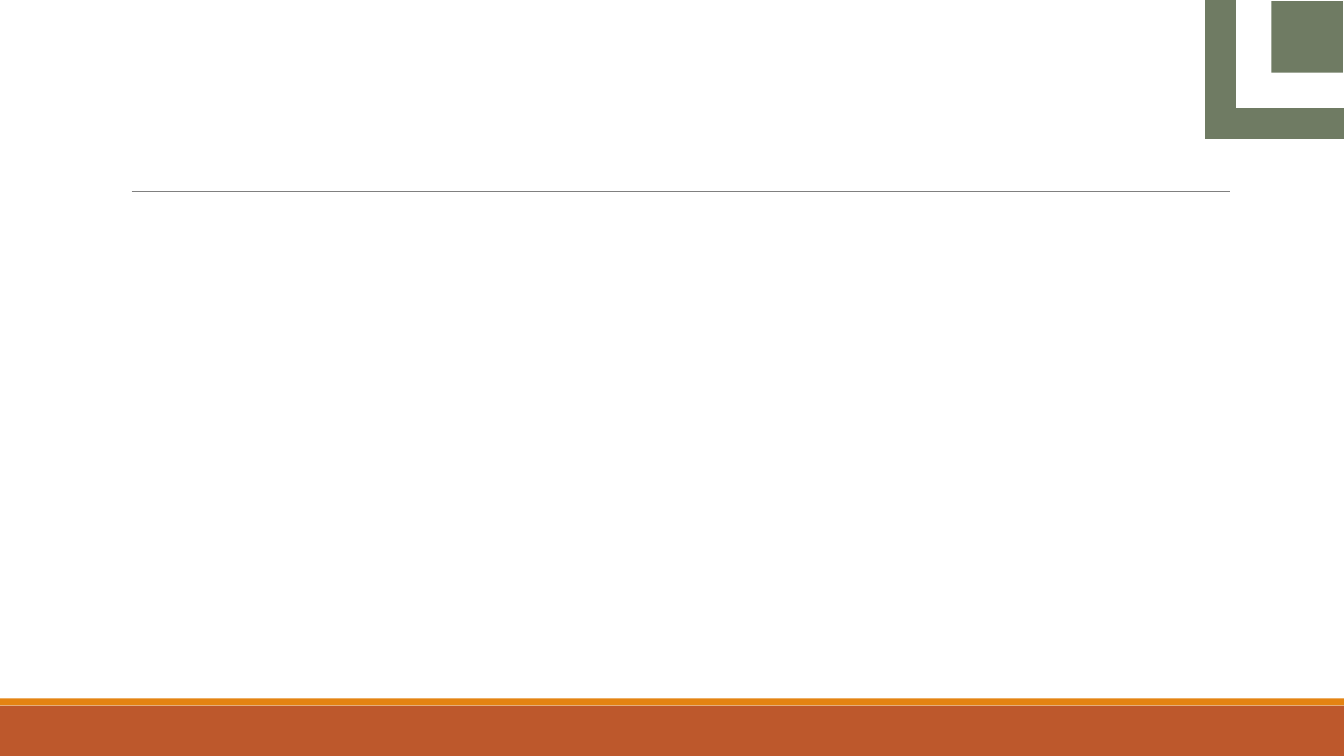
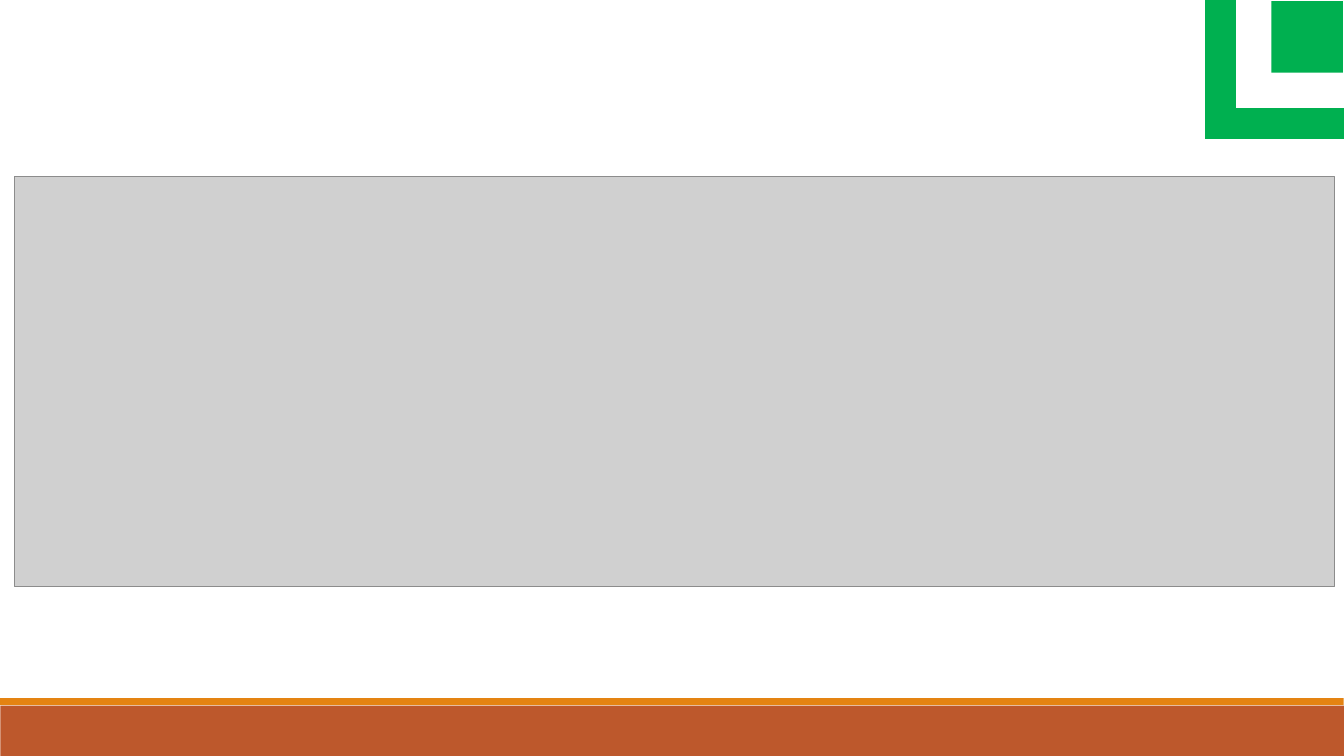
Before and after one commit to a98carey/Machine-Learning, a slide deck: slide 12 of machine_learning_Final.pptx (slide 23 before the commit). Drawn at 1344x756 pixels with LibreOffice and Linux fonts; fonts in the diff are those of the drawing; grey boxes stand for pictures. Boxes give left, top, right and bottom in pixels: in the first picture for what was removed or moved away, otherwise in the second. Text is boxed around its words. In the diff, an @@ line names an element or a change of style, - is before the commit and + after.

```diff
--- a/machine_learning_Final.pptx
+++ b/machine_learning_Final.pptx
@@ rectangle at [1206, 0, 1344, 139]: fill #6F7B63 to #00B050 @@
@@ rectangle at [1271, 1, 1343, 73]: fill #6F7B63 to #00B050 @@
@@ picture added at [14, 176, 1335, 587] @@
@@ line removed from (132, 192) to (1231, 192) @@
```
Also in this commit, not shown: 4 other slides changed, 5 slides added, 6 slides removed.
